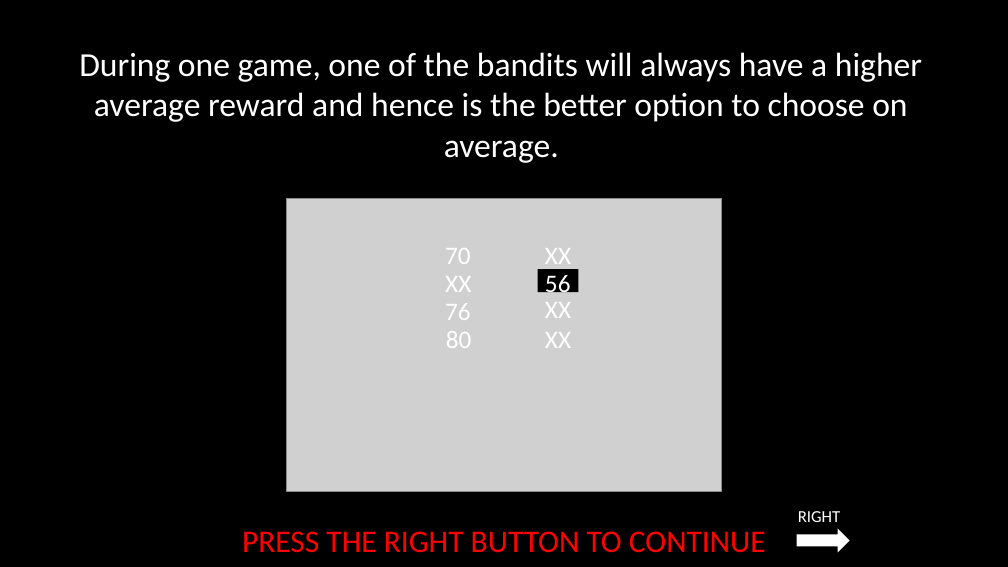
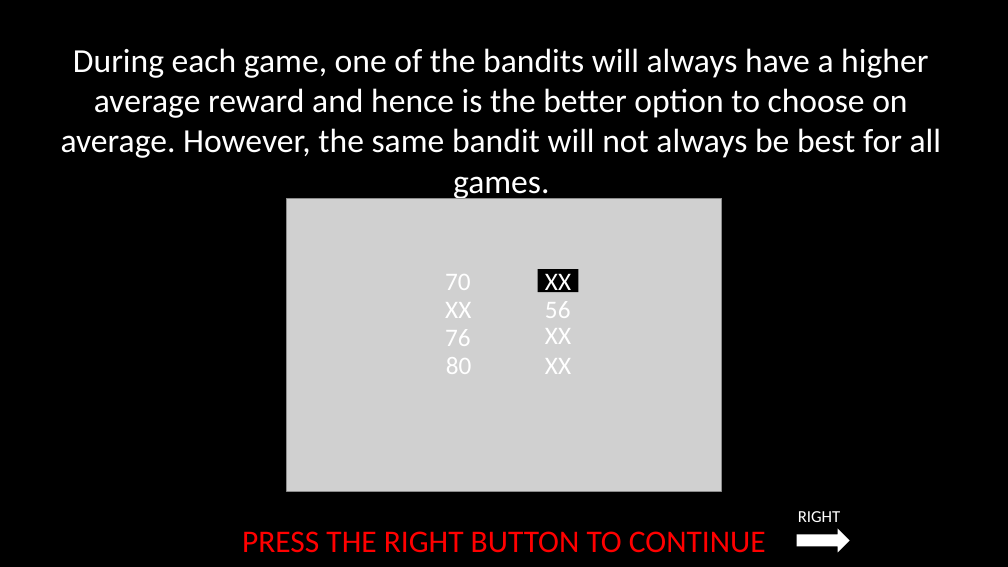
Before and after one commit to laureate-institute-for-brain-research/StimToolOnline, a slide deck: slide 13 of public/js/tasks/horizon/media/horizonInstructions.pptx. Drawn at 1008x567 pixels with LibreOffice and Linux fonts; fonts in the diff are those of the drawing; grey boxes stand for pictures. Boxes give left, top, right and bottom in pixels: in the first picture for what was removed or moved away, otherwise in the second. Text is boxed around its words. In the diff, an @@ line names an element or a change of style, - is before the commit and + after.

```diff
--- a/public/js/tasks/horizon/media/horizonInstructions.pptx
+++ b/public/js/tasks/horizon/media/horizonInstructions.pptx
@@ text at [61, 48, 941, 158]: text changed @@
-During one game, one of the bandits will always have a higher average reward and hence is the better option to choose on average.
+During each game, one of the bandits will always have a higher average reward and hence is the better option to choose on average. However, the same bandit will not always be best for all games.
@@ 8 texts: place and size @@
-8 texts at [445, 248, 571, 348]
+8 texts at [445, 273, 571, 374]
```
Also in this commit, not shown: 16 other slides changed, 20 other files.
